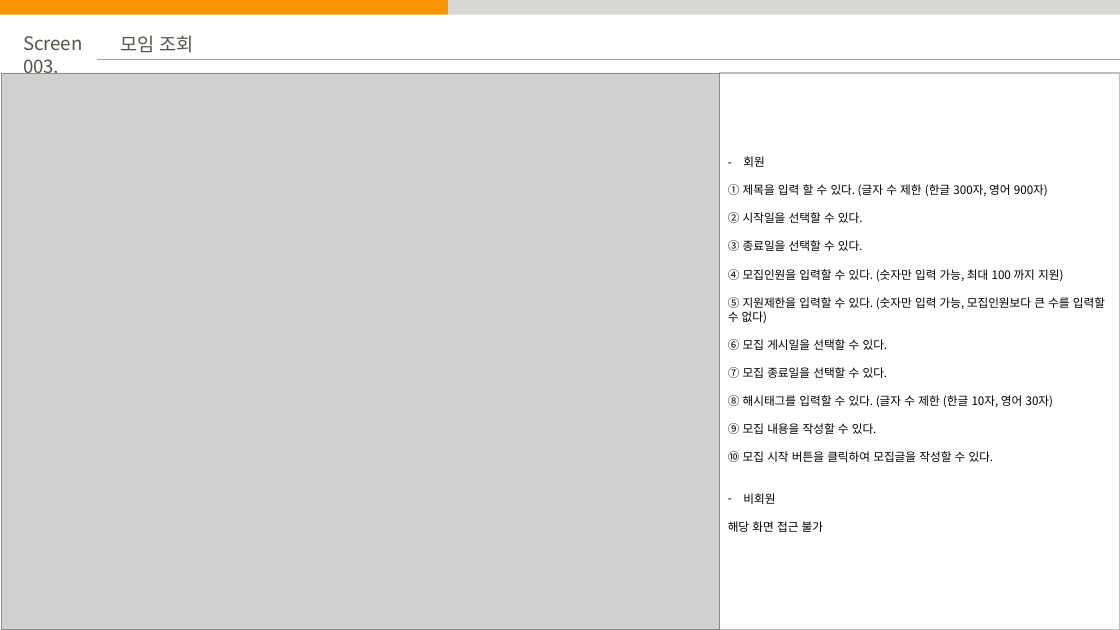
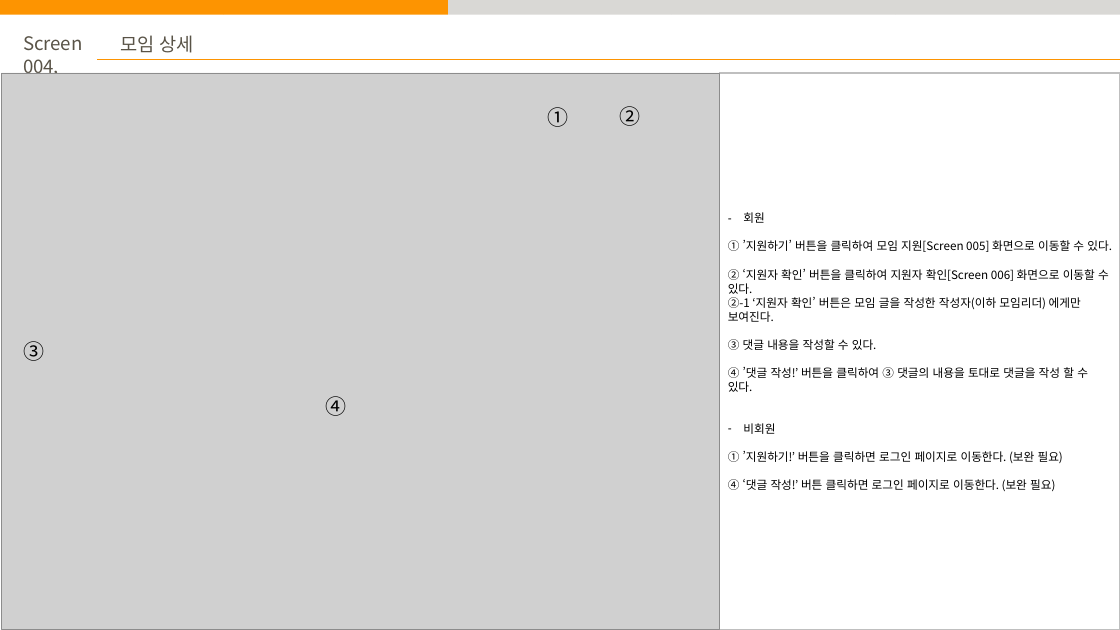
Before and after one commit to ywc-412/stumo_web, a slide deck: slide 7 of doc/1. 화면정의서/STUMO_화면정의서.pptx. Drawn at 1120x630 pixels with LibreOffice and Linux fonts; fonts in the diff are those of the drawing; grey boxes stand for pictures. Boxes give left, top, right and bottom in pixels: in the first picture for what was removed or moved away, otherwise in the second. Text is boxed around its words. In the diff, an @@ line names an element or a change of style, - is before the commit and + after.

Commit message:
화면정의서

```diff
--- a/doc/1. 화면정의서/STUMO_화면정의서.pptx
+++ b/doc/1. 화면정의서/STUMO_화면정의서.pptx
@@ text at (23, 36, 83, 79): text changed @@
-Screen 003,
+Screen 004,
@@ text at (120, 35, 194, 53): text changed @@
-모임 조회
+모임 상세
@@ text added at (548, 107, 569, 127), 18 pt, text #000000 @@
+①
@@ text added at (620, 106, 641, 126), 18 pt, text #000000 @@
+②
@@ text in rectangle at (728, 240, 1112, 392): text changed @@
-① 제목을 입력 할 수 있다. (글자 수 제한 (한글 300자, 영어 900자)
-② 시작일을 선택할 수 있다.
-③ 종료일을 선택할 수 있다.
-④ 모집인원을 입력할 수 있다. (숫자만 입력 가능, 최대 100 까지 지원)
-⑤ 지원제한을 입력할 수 있다. (숫자만 입력 가능, 모집인원보다 큰 수를 입력할 수 없다)
-⑥ 모집 게시일을 선택할 수 있다.
-⑦ 모집 종료일을 선택할 수 있다.
-⑧ 해시태그를 입력할 수 있다. (글자 수 제한 (한글 10자, 영어 30자)
-⑨ 모집 내용을 작성할 수 있다.
-⑩ 모집 시작 버튼을 클릭하여 모집글을 작성할 수 있다.
+① ’지원하기’ 버튼을 클릭하여 모임 지원[Screen 005] 화면으로 이동할 수 있다.
+② ‘지원자 확인’ 버튼을 클릭하여 지원자 확인[Screen 006] 화면으로 이동할 수 있다.
+②-1 ‘지원자 확인’ 버튼은 모임 글을 작성한 작성자(이하 모임리더) 에게만 보여진다.
+③ 댓글 내용을 작성할 수 있다.
+④ ’댓글 작성!’ 버튼을 클릭하여 ③ 댓글의 내용을 토대로 댓글을 작성 할 수 있다.
@@ text added at (23, 341, 44, 361), 18 pt, text #000000 @@
+③
@@ text added at (325, 396, 346, 416), 18 pt, text #000000 @@
+④
@@ text in rectangle at (728, 451, 1063, 491): text changed @@
-해당 화면 접근 불가
+① ’지원하기!’ 버튼을 클릭하면 로그인 페이지로 이동한다. (보완 필요)
+④ ‘댓글 작성!’ 버튼 클릭하면 로그인 페이지로 이동한다. (보완 필요)
```
Also in this commit, not shown: 1 other slide changed, 1 slide added.
